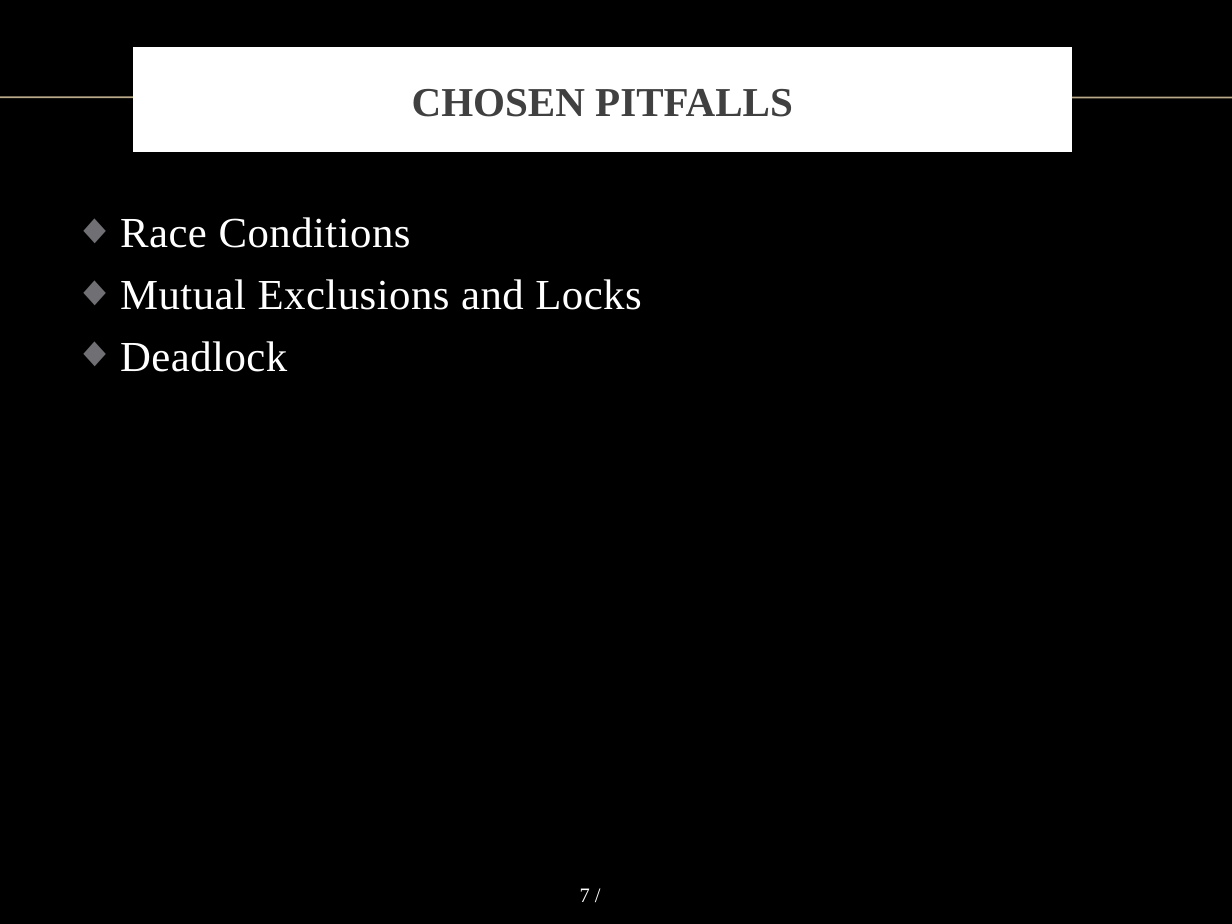
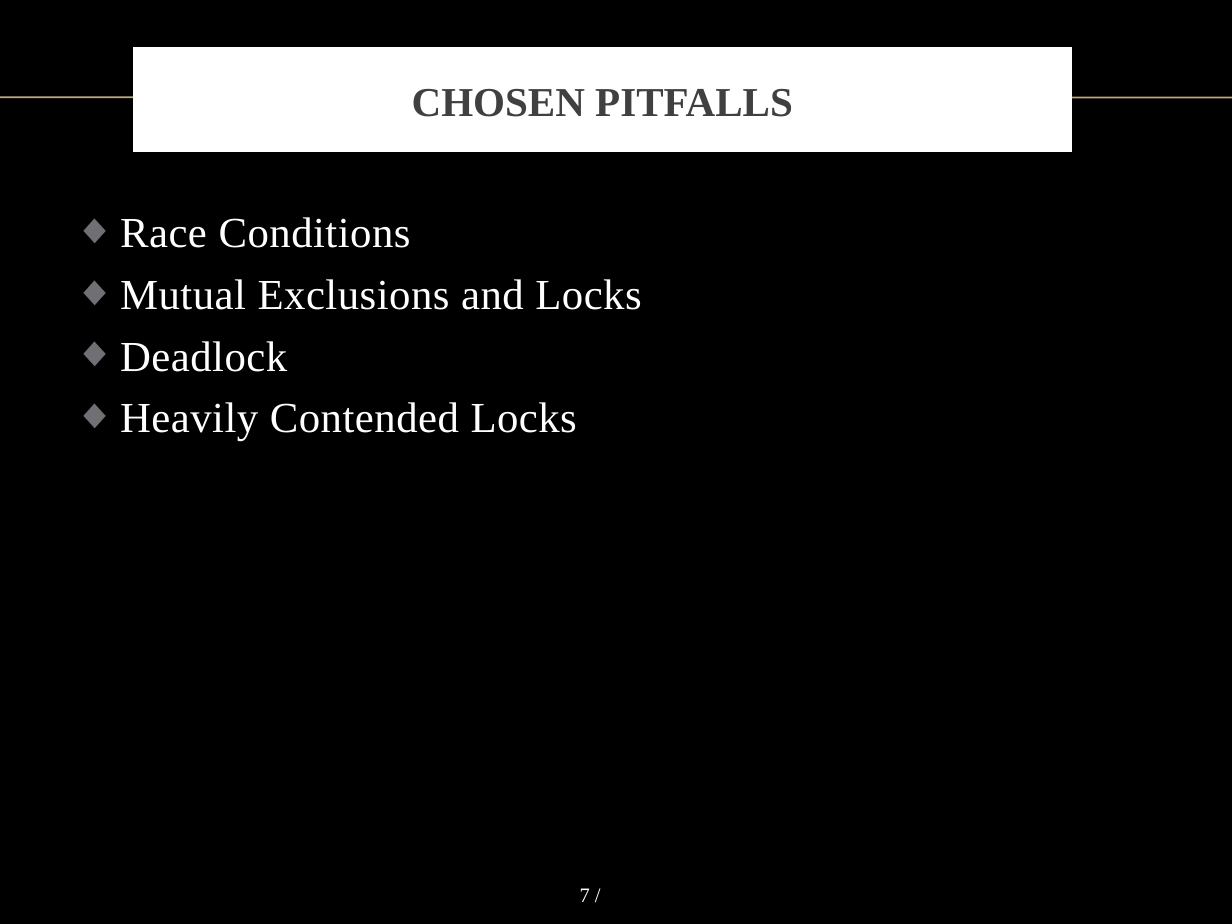
Before and after one commit to vong-srey/Paravantage, a slide deck: slide 7 of Presentation.pptx. Drawn at 1232x924 pixels with LibreOffice and Linux fonts; fonts in the diff are those of the drawing; background and template pictures are left out. Boxes give left, top, right and bottom in pixels: in the first picture for what was removed or moved away, otherwise in the second. Text is boxed around its words. In the diff, an @@ line names an element or a change of style, - is before the commit and + after.

```diff
--- a/Presentation.pptx
+++ b/Presentation.pptx
@@ text at bbox=[120, 402, 577, 441]: paragraph added @@
+◆ Heavily Contended Locks
```
Also in this commit, not shown: 5 other slides changed, 2 slides added.
